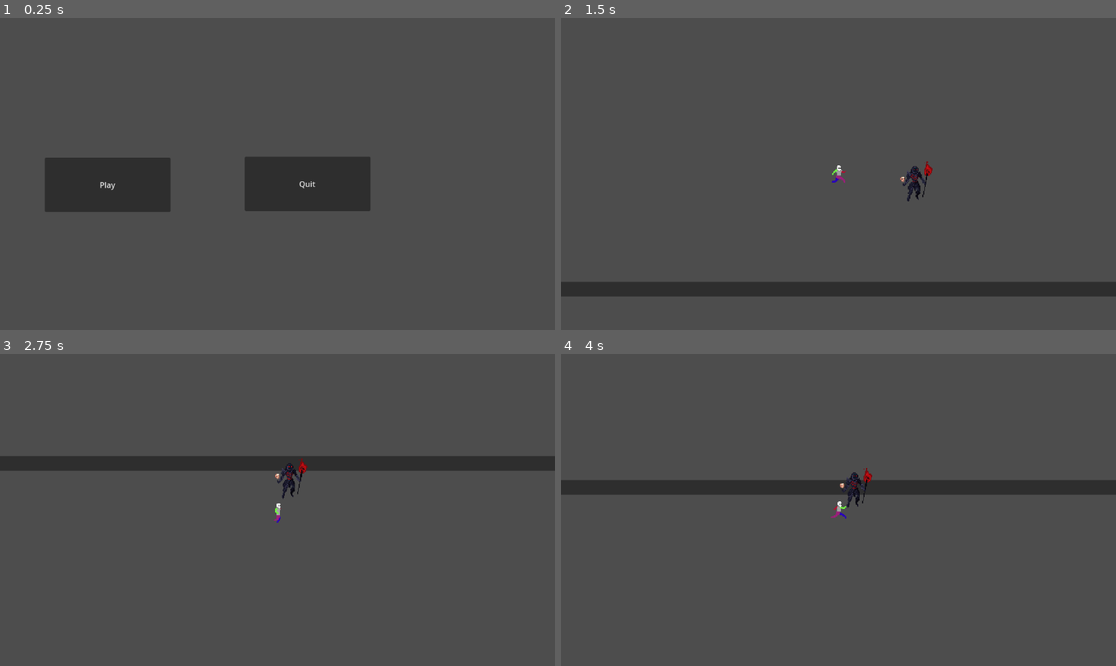
Above: before the commit, frames 1-4 (two rows, left to right).
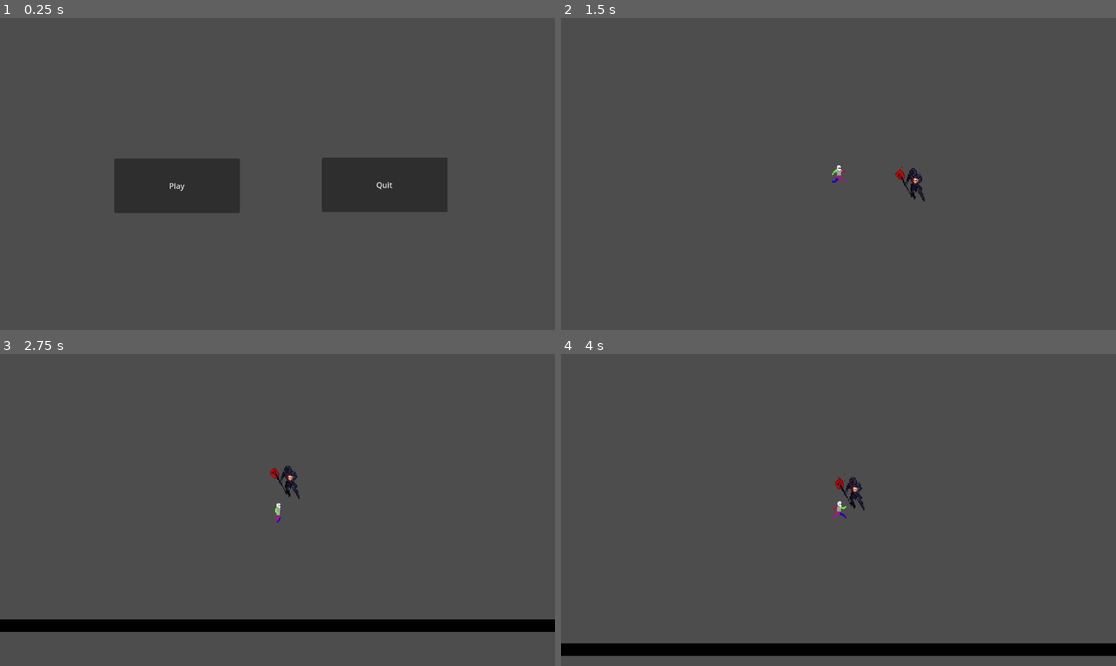
Above: after the commit, the same moments.

Repository: bburciaga/giggle-gauntlet
Game: Godot game, scene res://menus/title/title.tscn
The game is run twice, just before and just after one commit, with the same random seed, the same clock (stepped at 60 frames per second) and the same inputs.
Inputs:
- Up to frame 1 (0.25 s): no input
- Up to frame 2 (1.5 s): click "Play" at 0.5 s; hold D (move_right) from 1.28 s (still down)
- Up to frame 3 (2.75 s): release D (move_right) at 2.03 s; hold S (move_down) from 2.03 s (still down)
- Up to frame 4 (4 s): release S (move_down) at 2.78 s; hold D (move_right) 2.78-3.53 s; hold W (move_up) from 3.53 s (still down)

The runs differ from the first frame. In frame 1, 9.1% of the frame differs, in the area x 8-81%, y 44-63%; in frame 2, 4.7%; in frame 3, 8.9%; in frame 4, 8.8%.

Commit message:
Add sprite animation flip and visible boundaries

Diff:
--- a/entities/enemies/Necromancer.gd
+++ b/entities/enemies/Necromancer.gd
@@ -1,21 +1,27 @@
 extends CharacterBody2D
 
+@onready var anim = get_node("AnimatedSprite2D")
+
 var player
-var speed = 300
+var SPEED = 300
 var chase = false
 
 func _physics_process(delta):
 	if chase == true:
-		#print(player.global_position)
 		var direction = (player.global_position - self.global_position).normalized()
-		velocity = direction * speed
-		print(velocity.x)
+		velocity = direction * SPEED
+
+		if direction.length() > 0:
+			anim.play("Run")
+			anim.flip_h = direction.x < 0
+		else:
+			anim.play("Idle")
+	else:
+		anim.play("Idle")
 	move_and_slide()
 
 func _on_player_detection_body_entered(body):
 	if body.name == "Player":
 		player = get_node("../Player")
-		#player = get_node("/root/entities/player/Player")
 		#player = body
 		chase = true;
-		print(player)
--- a/entities/enemies/Necromancer.tscn
+++ b/entities/enemies/Necromancer.tscn
@@ -1,6 +1,6 @@
-[gd_scene load_steps=52 format=3 uid="uid://bnn0qs3fhbgsh"]
-
-[ext_resource type="Texture2D" uid="uid://w34n4o0hbsr2" path="res://entities/assets/sprites/Necromancer.png" id="1_e3vfi"]
+[gd_scene load_steps=52 format=3 uid="uid://bxwov4sfh600f"]
+
+[ext_resource type="Texture2D" uid="uid://w34n4o0hbsr2" path="res://entities/assets/sprites/enemies/Necromancer.png" id="1_e3vfi"]
 [ext_resource type="Script" path="res://entities/enemies/Necromancer.gd" id="1_qagpp"]
 
 [sub_resource type="CapsuleShape2D" id="CapsuleShape2D_be2om"]
@@ -369,8 +369,7 @@
 [node name="AnimatedSprite2D" type="AnimatedSprite2D" parent="."]
 position = Vector2(-1, -20)
 sprite_frames = SubResource("SpriteFrames_hpofi")
-animation = &"Death"
-frame_progress = 0.0251188
+animation = &"Idle"
 
 [node name="PlayerDetection" type="Area2D" parent="."]
 
--- a/entities/player/Player.gd
+++ b/entities/player/Player.gd
@@ -1,6 +1,8 @@
 extends CharacterBody2D
 
 @onready var anim = get_node("AnimatedSprite2D")
+
+var SPEED = 300
 
 func _physics_process(delta):
 	var direction = Input.get_vector(
@@ -9,10 +11,11 @@
 		"move_up",
 		"move_down"
 	)
-	velocity = direction * 300
+	velocity = direction * SPEED
 
 	if direction.length() > 0:
 		anim.play("Run")
+		anim.flip_h = direction.x < 0
 	else:
 		anim.play("Idle")
 
--- a/entities/player/Player.tscn
+++ b/entities/player/Player.tscn
@@ -1,9 +1,9 @@
 [gd_scene load_steps=23 format=3 uid="uid://clhmrsqbyjwkw"]
 
 [ext_resource type="Script" path="res://entities/player/Player.gd" id="1_1ufj7"]
-[ext_resource type="Texture2D" uid="uid://btc3chabdpnlc" path="res://entities/assets/sprites/Base_Sprites/Full/Generic_Man_Idle.png" id="1_vk2q6"]
-[ext_resource type="Texture2D" uid="uid://cp5aloci2bgox" path="res://entities/assets/sprites/Base_Sprites/Full/Generic_Man_Jump.png" id="3_4o4i5"]
-[ext_resource type="Texture2D" uid="uid://sl1fcetbeoxw" path="res://entities/assets/sprites/Base_Sprites/Full/Generic_Man_Run.png" id="4_rg3f8"]
+[ext_resource type="Texture2D" uid="uid://btc3chabdpnlc" path="res://entities/assets/sprites/player/Full/Generic_Man_Idle.png" id="1_vk2q6"]
+[ext_resource type="Texture2D" uid="uid://cp5aloci2bgox" path="res://entities/assets/sprites/player/Full/Generic_Man_Jump.png" id="3_4o4i5"]
+[ext_resource type="Texture2D" uid="uid://sl1fcetbeoxw" path="res://entities/assets/sprites/player/Full/Generic_Man_Run.png" id="4_rg3f8"]
 
 [sub_resource type="CapsuleShape2D" id="CapsuleShape2D_a22av"]
 
--- a/menus/title/title.tscn
+++ b/menus/title/title.tscn
@@ -1,22 +1,22 @@
 [gd_scene load_steps=2 format=3 uid="uid://dmn2dgmy8md5w"]
 
-[ext_resource type="Script" path="res://menus/title/title.gd" id="1_y7bhm"]
+[ext_resource type="Script" path="res://menus/title/Title.gd" id="1_y7bhm"]
 
 [node name="Main" type="Node2D"]
 script = ExtResource("1_y7bhm")
 
 [node name="Play" type="Button" parent="."]
-offset_left = 93.0
-offset_top = 290.0
-offset_right = 354.0
-offset_bottom = 403.0
+offset_left = 237.0
+offset_top = 292.0
+offset_right = 498.0
+offset_bottom = 405.0
 text = "Play"
 
 [node name="Quit" type="Button" parent="."]
-offset_left = 508.0
-offset_top = 288.0
-offset_right = 769.0
-offset_bottom = 401.0
+offset_left = 668.0
+offset_top = 290.0
+offset_right = 929.0
+offset_bottom = 403.0
 text = "Quit"
 
 [connection signal="pressed" from="Play" to="." method="_on_play_pressed"]
--- a/project.godot
+++ b/project.godot
@@ -11,7 +11,7 @@
 [application]
 
 config/name="Giggle Gauntlet"
-run/main_scene="res://menus/title/title.tscn"
+run/main_scene="res://menus/title/Title.tscn"
 config/features=PackedStringArray("4.2", "Mobile")
 config/icon="res://icon.svg"
 
--- /dev/null
+++ b/scenes/gauntlet/Gauntlet.gd
@@ -0,0 +1,7 @@
+extends Node2D
+
+func _draw():
+	draw_rect(Rect2(0.0, 0.0, 1167.0, 16.0), Color.BLACK)
+	draw_rect(Rect2(0.0, 650.0, 1167.0, 16.0), Color.BLACK)
+	draw_rect(Rect2(0.0, 0.0, 16.0, 650.0), Color.BLACK)
+	draw_rect(Rect2(1156.0, 0.0, 16.0, 650.0), Color.BLACK)
--- a/scenes/gauntlet/gauntlet.tscn
+++ b/scenes/gauntlet/gauntlet.tscn
@@ -1,7 +1,8 @@
-[gd_scene load_steps=5 format=3 uid="uid://cgy627vpf0i1m"]
+[gd_scene load_steps=6 format=3 uid="uid://cgy627vpf0i1m"]
 
 [ext_resource type="PackedScene" uid="uid://clhmrsqbyjwkw" path="res://entities/player/Player.tscn" id="1_f056i"]
-[ext_resource type="PackedScene" uid="uid://bnn0qs3fhbgsh" path="res://entities/enemies/Necromancer.tscn" id="2_6dfya"]
+[ext_resource type="Script" path="res://scenes/gauntlet/Gauntlet.gd" id="1_wum8g"]
+[ext_resource type="PackedScene" uid="uid://bxwov4sfh600f" path="res://entities/enemies/Necromancer.tscn" id="2_6dfya"]
 
 [sub_resource type="RectangleShape2D" id="RectangleShape2D_tanib"]
 size = Vector2(1171, 15)
@@ -10,6 +11,7 @@
 size = Vector2(14, 663)
 
 [node name="World" type="Node2D"]
+script = ExtResource("1_wum8g")
 
 [node name="Player" parent="." instance=ExtResource("1_f056i")]
 position = Vector2(489, 298)
@@ -32,10 +34,5 @@
 position = Vector2(1156, -0.5)
 shape = SubResource("RectangleShape2D_sdfqw")
 
-[node name="PanelContainer" type="PanelContainer" parent="."]
-offset_top = 438.0
-offset_right = 1167.0
-offset_bottom = 457.0
-
 [node name="CharacterBody2D2" parent="." instance=ExtResource("2_6dfya")]
 position = Vector2(678, 304)
Renamed: entities/assets/sprites/Necromancer.png -> entities/assets/sprites/enemies/Necromancer.png
Not shown, changed: entities/assets/sprites/enemies/Necromancer.png.import
Renamed: entities/assets/sprites/Base_Sprites/Arm_L/Arm_L_1_Handed_L_Jab.aseprite -> entities/assets/sprites/player/Arm_L/Arm_L_1_Handed_L_Jab.aseprite
Renamed: entities/assets/sprites/Base_Sprites/Arm_L/Arm_L_1_Handed_R_Jab.aseprite -> entities/assets/sprites/player/Arm_L/Arm_L_1_Handed_R_Jab.aseprite
Renamed: entities/assets/sprites/Base_Sprites/Arm_L/Arm_L_Idle.aseprite -> entities/assets/sprites/player/Arm_L/Arm_L_Idle.aseprite
Renamed: entities/assets/sprites/Base_Sprites/Arm_L/Arm_L_Jump.aseprite -> entities/assets/sprites/player/Arm_L/Arm_L_Jump.aseprite
Renamed: entities/assets/sprites/Base_Sprites/Arm_L/Arm_L_Run.aseprite -> entities/assets/sprites/player/Arm_L/Arm_L_Run.aseprite
Renamed: entities/assets/sprites/Base_Sprites/Arm_L/Arm_L_Shoot.aseprite -> entities/assets/sprites/player/Arm_L/Arm_L_Shoot.aseprite
Renamed: entities/assets/sprites/Base_Sprites/Arm_L/Arm_L_Shoot_Jump.aseprite -> entities/assets/sprites/player/Arm_L/Arm_L_Shoot_Jump.aseprite
Renamed: entities/assets/sprites/Base_Sprites/Arm_L/Arm_L_Shoot_Run.aseprite -> entities/assets/sprites/player/Arm_L/Arm_L_Shoot_Run.aseprite
Renamed: entities/assets/sprites/Base_Sprites/Arm_R/Arm_R_1_Handed_L_Jab.aseprite -> entities/assets/sprites/player/Arm_R/Arm_R_1_Handed_L_Jab.aseprite
Renamed: entities/assets/sprites/Base_Sprites/Arm_R/Arm_R_1_Handed_R_Jab.aseprite -> entities/assets/sprites/player/Arm_R/Arm_R_1_Handed_R_Jab.aseprite
(and 39 more such lines)
